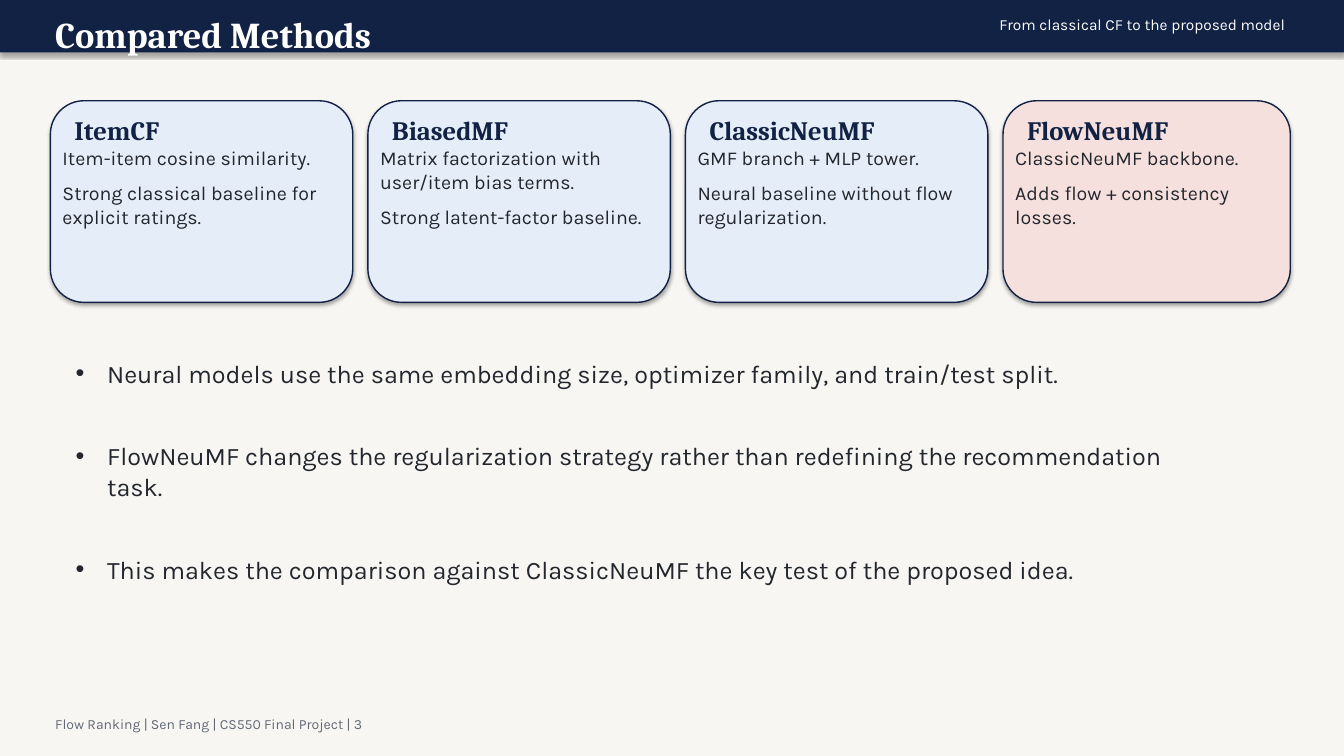
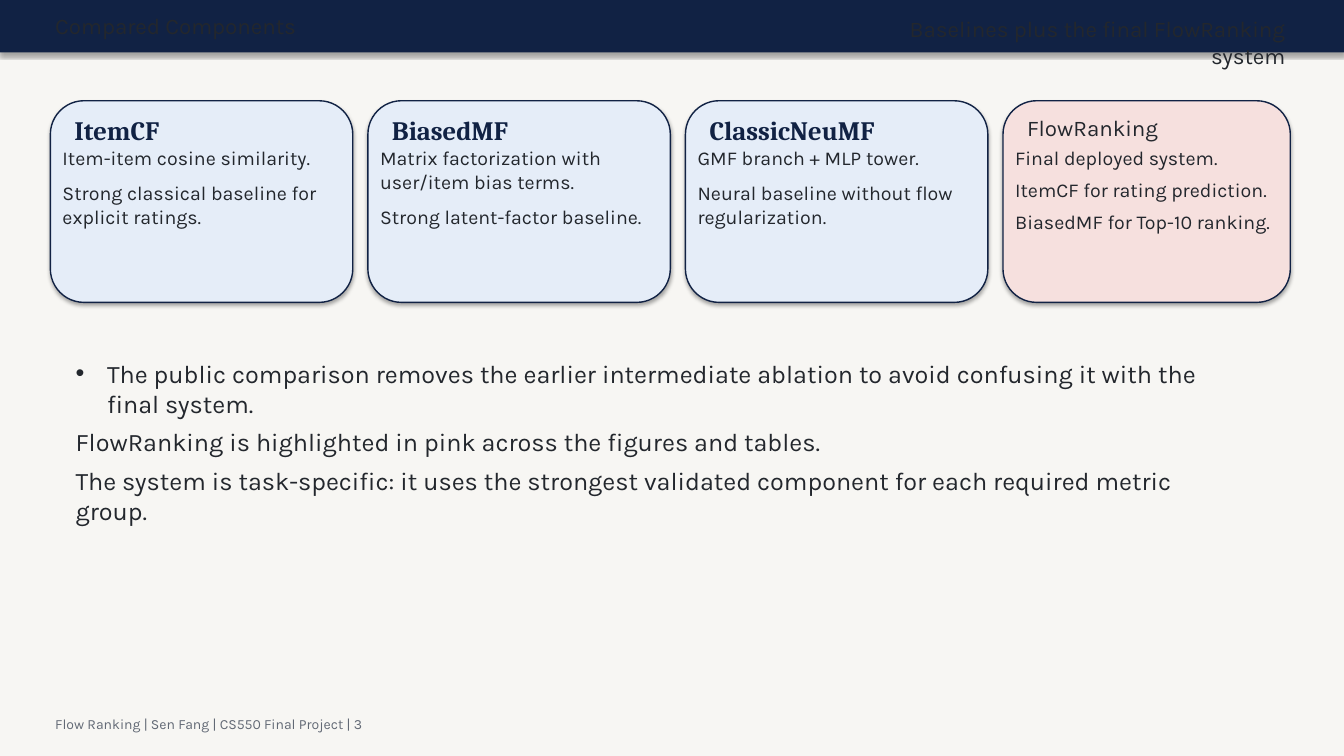
Before and after one commit to FangSen9000/FlowRanking, a slide deck: slide 3 of assets/flow_ranking_slides.pptx. Drawn at 1344x756 pixels with LibreOffice and Linux fonts; fonts in the diff are those of the drawing. Boxes give left, top, right and bottom in pixels: in the first picture for what was removed or moved away, otherwise in the second. Text is boxed around its words. In the diff, an @@ line names an element or a change of style, - is before the commit and + after.

Commit message:
Clarify FlowRanking public results

```diff
--- a/assets/flow_ranking_slides.pptx
+++ b/assets/flow_ranking_slides.pptx
@@ text removed at [55, 22, 371, 56] @@
-Compared Methods
@@ text at [1027, 120, 1158, 142]: text changed; size 19 to 16 pt; font Cambria to Karla; text colour #112244 to #23272D; bold off @@
-FlowNeuMF
+FlowRanking
@@ text at [1015, 151, 1270, 234]: text changed @@
-ClassicNeuMF backbone.
-Adds flow + consistency losses.
+Final deployed system.
+ItemCF for rating prediction.
+BiasedMF for Top-10 ranking.
@@ text at [76, 365, 1172, 526]: text changed @@
-• Neural models use the same embedding size, optimizer family, and train/test split.
-• FlowNeuMF changes the regularization strategy rather than redefining the recommendation task.
-• This makes the comparison against ClassicNeuMF the key test of the proposed idea.
+• The public comparison removes the earlier intermediate ablation to avoid confusing it with the final system.
+FlowRanking is highlighted in pink across the figures and tables.
+The system is task-specific: it uses the strongest validated component for each required metric group.
@@ text at [1158, 366, 1196, 384]: text changed; size 11 to 16 pt; text colour #FFFFFF to #23272D @@
-From classical CF to the proposed model
+Baselines plus the final FlowRanking system
```
Also in this commit, not shown: 6 other slides changed, 19 other files.
